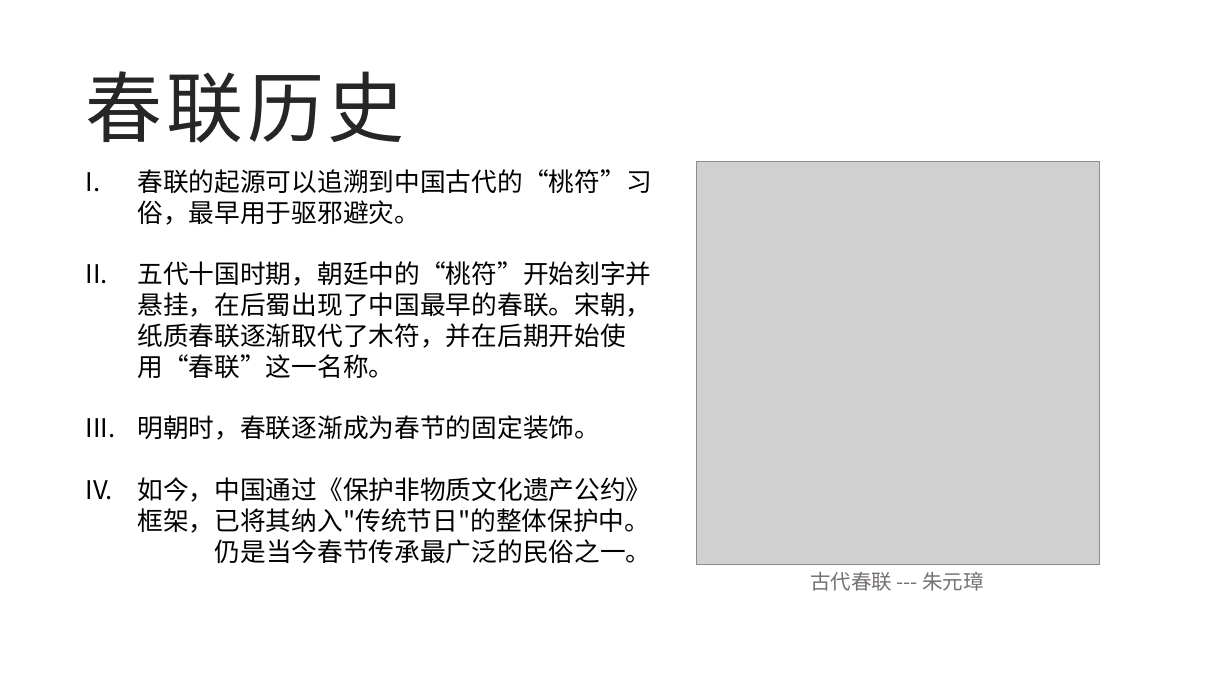
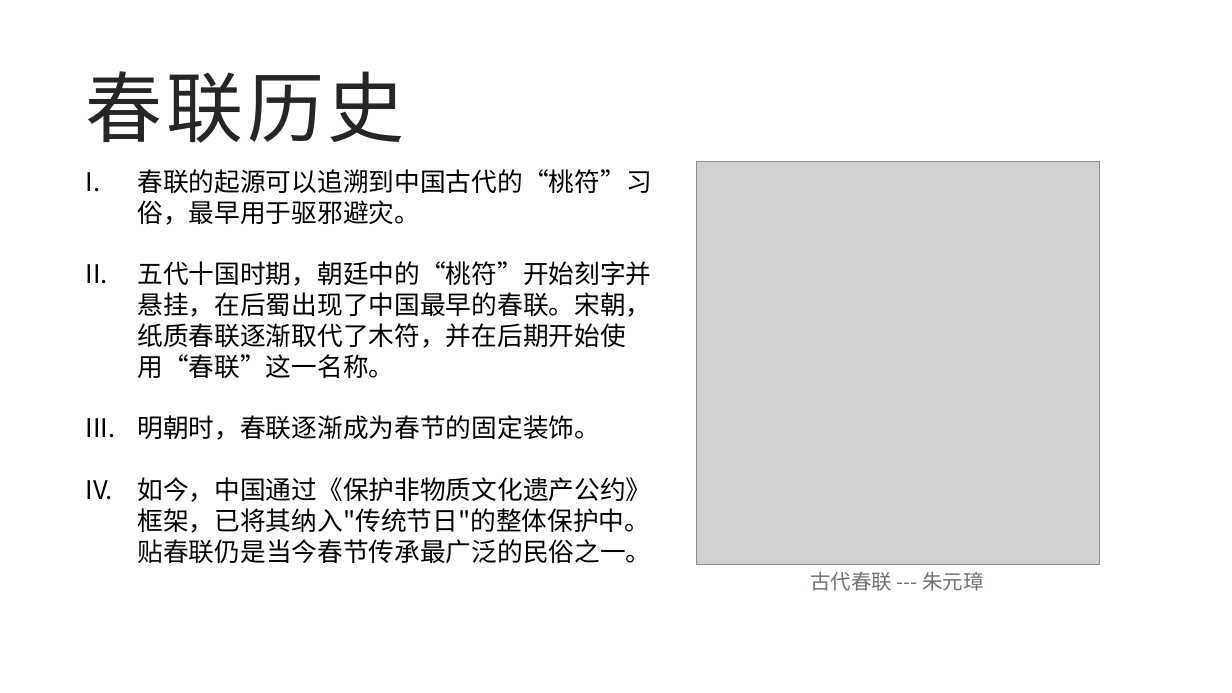
Before and after one commit to GEJISO/gejiso.github.io, a slide deck: slide 6 of downloads/对联.pptx. Drawn at 1232x693 pixels with LibreOffice and Linux fonts; fonts in the diff are those of the drawing; grey boxes stand for pictures; background and template pictures are left out. Boxes give left, top, right and bottom in pixels: in the first picture for what was removed or moved away, otherwise in the second. Text is boxed around its words. In the diff, an @@ line names an element or a change of style, - is before the commit and + after.

```diff
--- a/downloads/对联.pptx
+++ b/downloads/对联.pptx
@@ text at [137,477,651,563]: text colour #FFFFFF to #0D0D0D in "如今，中国通过《保护非物质文化遗产公约》框架，已将其纳入"传统节日"的整体保护中。贴春联仍是当今春节传承最广泛的民俗之一 ..." @@
```
Also in this commit, not shown: 1 other slide changed.
